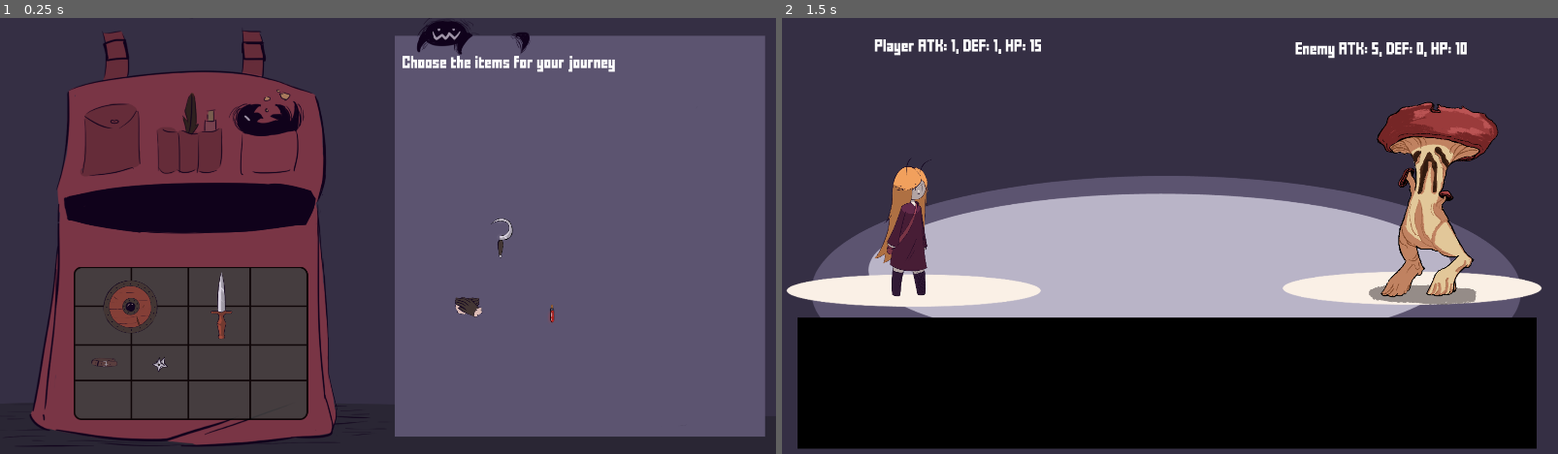
Above: before the commit, frames 1-2 (left to right).
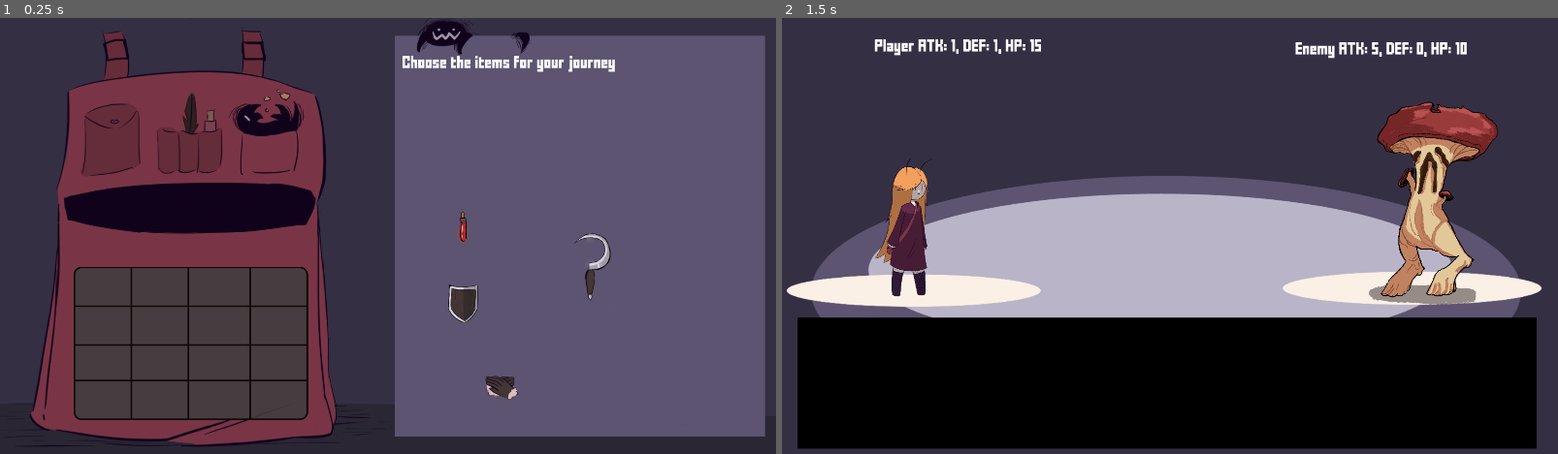
Above: after the commit, the same moments.

Repository: rrebane/ld-54-chelys
Game: Godot game, scene res://scenes/dungeon.tscn
Same seed, same stepped clock (60 frames per second), same inputs: the game is played once before the commit and once after it. This scene is started directly instead of the project's main scene.
Inputs (mouse positions are in pixels of both pictures, inside the frame that each line leads up to):
- Up to frame 1 (0.25 s): no input
- Up to frame 2 (1.5 s): tap Enter at 0.5 s; move the mouse to (1340, 214) at 0.52 s; tap Space (combat_phase) at 0.6, 1.25 s; click (1340, 214) at 0.67 s; drag from (1014, 257) to (1131, 323) at 1.27 s

The runs differ from the first frame. In frame 1, 1.3% of the frame differs, in the area x 11-79%, y 44-88%; in frame 2, nothing differs.

Commit message:
Add items to backpack scene

Diff:
--- a/scenes/backpack.tscn
+++ b/scenes/backpack.tscn
@@ -1,16 +1,13 @@
-[gd_scene load_steps=12 format=3 uid="uid://dtaxax47wrytn"]
+[gd_scene load_steps=9 format=3 uid="uid://dtaxax47wrytn"]
 
 [ext_resource type="Script" path="res://scenes/backpack.gd" id="1_6ncac"]
 [ext_resource type="PackedScene" uid="uid://blfwt68jqu2yb" path="res://scenes/inventory.tscn" id="1_i75je"]
 [ext_resource type="Theme" uid="uid://b1rse5hojok5d" path="res://assets/ui_themes/Default.tres" id="2_qkk71"]
-[ext_resource type="PackedScene" uid="uid://djh124xel8scf" path="res://scenes/items/level1/buckler.tscn" id="3_5fxaq"]
 [ext_resource type="Texture2D" uid="uid://b7qm3ljtiqped" path="res://assets/graphics/backgrounds/BACKPACK.png" id="3_fodg7"]
-[ext_resource type="PackedScene" uid="uid://bf5mngrbd1org" path="res://scenes/items/level1/dagger.tscn" id="3_o6yc3"]
-[ext_resource type="PackedScene" uid="uid://cmylrn7isih2q" path="res://scenes/items/level1/health_potion_small.tscn" id="5_svse6"]
-[ext_resource type="PackedScene" uid="uid://dqm8rofgb0v37" path="res://scenes/items/level1/gloves.tscn" id="8_0w2f0"]
-[ext_resource type="PackedScene" uid="uid://r4m3uhr1mhgi" path="res://scenes/items/level1/sickle.tscn" id="9_537sr"]
-[ext_resource type="PackedScene" uid="uid://bwufxavibpgw4" path="res://scenes/items/level1/belt.tscn" id="10_abjxe"]
-[ext_resource type="PackedScene" uid="uid://dvpmqyjqtukbm" path="res://scenes/items/level1/shuriken.tscn" id="11_5lvwx"]
+[ext_resource type="PackedScene" uid="uid://busrqs1kmw2r0" path="res://scenes/items_v2/level1/gloves.tscn" id="5_tpc55"]
+[ext_resource type="PackedScene" uid="uid://bwcfrhdlkbmsn" path="res://scenes/items_v2/level1/potion_1.tscn" id="6_efoix"]
+[ext_resource type="PackedScene" uid="uid://cxf2eaipf38nr" path="res://scenes/items_v2/level1/shield.tscn" id="7_o2onh"]
+[ext_resource type="PackedScene" uid="uid://cyfyl77kecqol" path="res://scenes/items_v2/level1/sickle.tscn" id="8_wc5u0"]
 
 [node name="Backpack" type="Node2D"]
 script = ExtResource("1_6ncac")
@@ -49,23 +46,14 @@
 [node name="items" type="Node2D" parent="."]
 position = Vector2(472, 806)
 
-[node name="Buckler" parent="items" instance=ExtResource("3_5fxaq")]
-position = Vector2(-189, -123)
+[node name="gloves" parent="items" instance=ExtResource("5_tpc55")]
+position = Vector2(715, 67)
 
-[node name="Item" parent="items" instance=ExtResource("3_o6yc3")]
-position = Vector2(75, -132)
+[node name="potion1" parent="items" instance=ExtResource("6_efoix")]
+position = Vector2(638, -336)
 
-[node name="Item2" parent="items" instance=ExtResource("5_svse6")]
-position = Vector2(894, -68)
+[node name="ItemBaseScene" parent="items" instance=ExtResource("7_o2onh")]
+position = Vector2(627, -158)
 
-[node name="Item3" parent="items" instance=ExtResource("8_0w2f0")]
-position = Vector2(686, -91)
-
-[node name="Item4" parent="items" instance=ExtResource("9_537sr")]
-position = Vector2(771, -280)
-
-[node name="Item5" parent="items" instance=ExtResource("10_abjxe")]
-position = Vector2(-214, 49)
-
-[node name="Item6" parent="items" instance=ExtResource("11_5lvwx")]
-position = Vector2(-76, 53)
+[node name="sickle" parent="items" instance=ExtResource("8_wc5u0")]
+position = Vector2(940, -286)
--- a/scenes/inventory.tscn
+++ b/scenes/inventory.tscn
@@ -7,7 +7,7 @@
 [ext_resource type="Script" path="res://scripts/inventory_states/item_being_dragged.gd" id="5_nngo8"]
 
 [sub_resource type="RectangleShape2D" id="RectangleShape2D_6e5j4"]
-size = Vector2(580, 380)
+size = Vector2(500, 400)
 
 [node name="Inventory" type="Node2D"]
 position = Vector2(321, 289)
--- a/scenes/items_v2/level1/gloves.tscn
+++ b/scenes/items_v2/level1/gloves.tscn
@@ -1,6 +1,6 @@
 [gd_scene load_steps=3 format=3 uid="uid://busrqs1kmw2r0"]
 
-[ext_resource type="PackedScene" uid="uid://b6qjxlhem4pwe" path="res://scenes/items_v2/ItemBaseScene.tscn" id="1_nvtk0"]
+[ext_resource type="PackedScene" uid="uid://b6qjxlhem4pwe" path="res://scenes/items_v2/item_base_scene.tscn" id="1_nvtk0"]
 [ext_resource type="Texture2D" uid="uid://dri25ehgoynwu" path="res://assets/graphics/resized_items/gloves.png" id="2_c43rt"]
 
 [node name="gloves" instance=ExtResource("1_nvtk0")]
--- a/scripts/inventory_states/item_being_dragged.gd
+++ b/scripts/inventory_states/item_being_dragged.gd
@@ -1,6 +1,6 @@
 extends State
 
-const _cell_size = 80
+const _cell_size = 50
 
 var _selected_item
 
